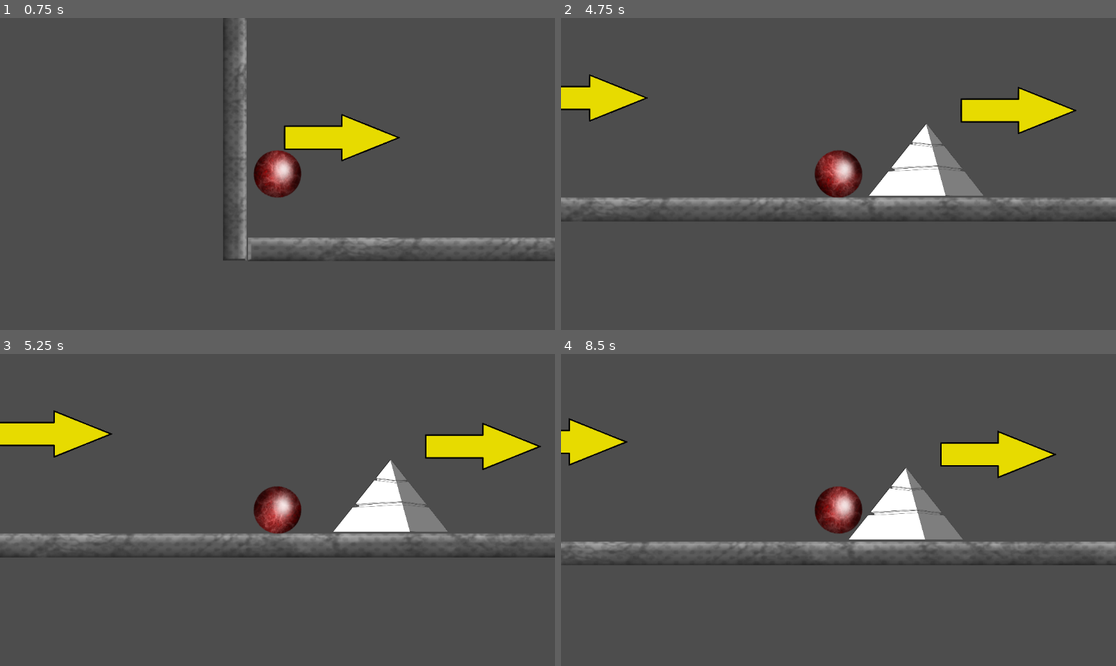
Above: before the commit, frames 1-4 (two rows, left to right).
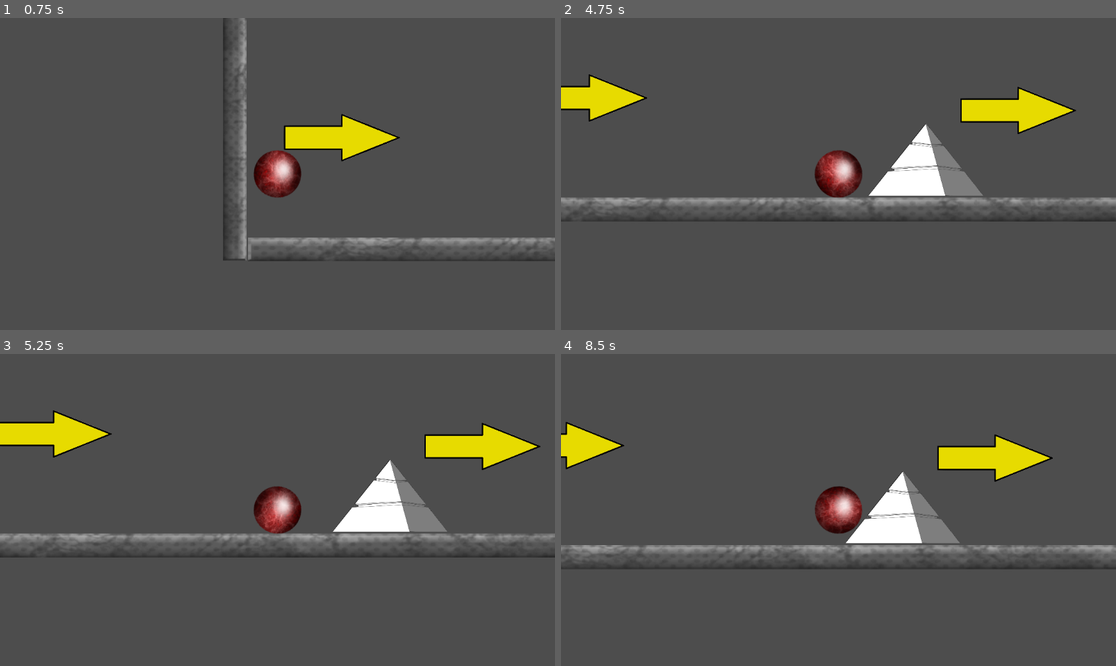
Above: after the commit, the same moments.

Repository: Cicadaware/Basic-Side-Scroller
Game: Godot game, scene res://node_2d.tscn
Two runs of this game, one before a commit and one after it. Both use one fixed random seed, a clock stepped at 60 frames per second and the inputs below.
Inputs:
- Up to frame 1 (0.75 s): tap Enter (ui_accept) at 0.5 s; hold Right (ui_right) from 0.53 s (still down)
- Up to frame 2 (4.75 s): tap Enter (ui_accept) at 0.77, 1.52, 3.02, 3.77, 4.52 s; release Right (ui_right) at 1.28 s; hold Left (ui_left) 1.28-2.03 s; hold Right (ui_right) 2.03-3.53 s; hold Left (ui_left) from 3.53 s (still down)
- Up to frame 3 (5.25 s): keep holding Left (ui_left)
- Up to frame 4 (8.5 s): release Left (ui_left) at 5.78 s; hold Right (ui_right) 5.78-8.03 s; tap Enter (ui_accept) at 6.02, 6.77, 7.52 s; hold Left (ui_left) from 8.03 s (still down)

Frame 1 is identical in both runs. In frame 2, 0.2% of the frame differs, in the area x 5-93%, y 18-58%; in frame 3, 0.3%; in frame 4, 5.0%, in the area x 0-100%, y 20-70%.

Commit message:
refactored the double jump collision detection from collisionshape2d to rigitbody2d collision

Diff:
--- a/node_2d.gd
+++ b/node_2d.gd
@@ -1,5 +1,4 @@
 extends Node2D
-
 
 func _on_win_area_body_entered(body: Node2D) -> void:
 	if body.is_in_group("Player"):
@@ -10,7 +9,6 @@
 	get_tree().paused = true
 	$WinScreen.show()
 
-
 func _on_restart_button_pressed() -> void:
 	get_tree().paused = false
 	get_tree().reload_current_scene()
--- a/node_2d.tscn
+++ b/node_2d.tscn
@@ -11,9 +11,6 @@
 
 [sub_resource type="CircleShape2D" id="CircleShape2D_epypp"]
 
-[sub_resource type="RectangleShape2D" id="RectangleShape2D_0hol4"]
-size = Vector2(5.3, 64.25)
-
 [sub_resource type="RectangleShape2D" id="RectangleShape2D_q6r6c"]
 size = Vector2(128, 128)
 
@@ -124,13 +121,6 @@
 scale = Vector2(1.08504, 1.28091)
 texture = ExtResource("5_rj586")
 
-[node name="FloorArea" type="Area2D" parent="Player"]
-scale = Vector2(25, 1)
-
-[node name="CollisionShape2D" type="CollisionShape2D" parent="Player/FloorArea"]
-position = Vector2(5.96046e-08, 32)
-shape = SubResource("RectangleShape2D_0hol4")
-
 [node name="Camera2D" type="Camera2D" parent="Player"]
 
 [node name="Ground" type="StaticBody2D" parent="." groups=["Ground"]]
@@ -253,7 +243,7 @@
 position = Vector2(5, 3)
 shape = SubResource("RectangleShape2D_q6r6c")
 
-[node name="Ground15" type="StaticBody2D" parent="." groups=["Ground"]]
+[node name="Ground15" type="StaticBody2D" parent="."]
 position = Vector2(1649, -638)
 rotation = 1.5708
 scale = Vector2(10, 0.383)
@@ -332,7 +322,7 @@
 position = Vector2(5, 3)
 shape = SubResource("RectangleShape2D_q6r6c")
 
-[node name="Ground17" type="StaticBody2D" parent="." groups=["Ground"]]
+[node name="Ground17" type="StaticBody2D" parent="."]
 position = Vector2(4611, -1069)
 rotation = 1.5708
 scale = Vector2(10, 0.383)
@@ -346,7 +336,7 @@
 position = Vector2(5, 3)
 shape = SubResource("RectangleShape2D_q6r6c")
 
-[node name="Ground3" type="StaticBody2D" parent="." groups=["Ground"]]
+[node name="Ground3" type="StaticBody2D" parent="."]
 position = Vector2(-309, -638)
 rotation = 1.5708
 scale = Vector2(10, 0.383)
@@ -424,6 +414,5 @@
 grow_vertical = 2
 text = "Restart"
 
-[connection signal="body_entered" from="Player/FloorArea" to="Player" method="_on_floor_area_body_entered"]
 [connection signal="body_entered" from="WinArea" to="." method="_on_win_area_body_entered"]
 [connection signal="pressed" from="WinScreen/RestartButton" to="." method="_on_restart_button_pressed"]
--- a/player.gd
+++ b/player.gd
@@ -1,32 +1,36 @@
 extends RigidBody2D
 
-# === Constants ===
 const SPEED      = 400.0
 const JUMP_FORCE = 500.0
 const MAX_JUMPS  = 2
 
-# === Variables ===
 var jumps_left: int = MAX_JUMPS
 var on_floor: bool = false
 var was_on_floor: bool = false
 
-func _physics_process(delta: float) -> void:
+func _ready():
+	contact_monitor = true
+	max_contacts_reported = 10
+
+func _integrate_forces(state: PhysicsDirectBodyState2D) -> void:
+	# --- Ground check ---
+	on_floor = false
+	for i in range(state.get_contact_count()):
+		var collider = state.get_contact_collider_object(i)
+		var normal   = state.get_contact_local_normal(i)
+		if collider and collider.is_in_group("Ground"):
+			if normal.y < -0.7:  # mostly upwards, i.e. floor
+				on_floor = true
+				break
+
+	# Reset jumps when landing
+	if on_floor and not was_on_floor:
+		jumps_left = MAX_JUMPS
+	was_on_floor = on_floor
+
 	# --- Horizontal movement ---
 	var input_dir = Input.get_axis("ui_left", "ui_right")
-	apply_central_impulse(Vector2(input_dir * SPEED * delta, 0))
-
-	# --- Check floor using overlaps ---
-	on_floor = false
-	for body in $FloorArea.get_overlapping_bodies():
-		if body.is_in_group("Ground"):
-			on_floor = true
-			break
-
-	# Reset jumps when landing (transition air → floor)
-	if on_floor and not was_on_floor:
-		jumps_left = MAX_JUMPS
-
-	was_on_floor = on_floor
+	apply_central_impulse(Vector2(input_dir * SPEED * state.step, 0))
 
 	# --- Jump ---
 	if Input.is_action_just_pressed("ui_accept") and jumps_left > 0:
@@ -35,6 +39,6 @@
 
 	# --- Rotate sprite for rolling effect ---
 	if input_dir != 0:
-		$RollingPart.rotation += linear_velocity.x * delta /50
+		$RollingPart.rotation += linear_velocity.x * state.step / 50
 
 	$shine.rotation = -rotation
Not shown: 1 places in node_2d.tscn that only renumber resources
